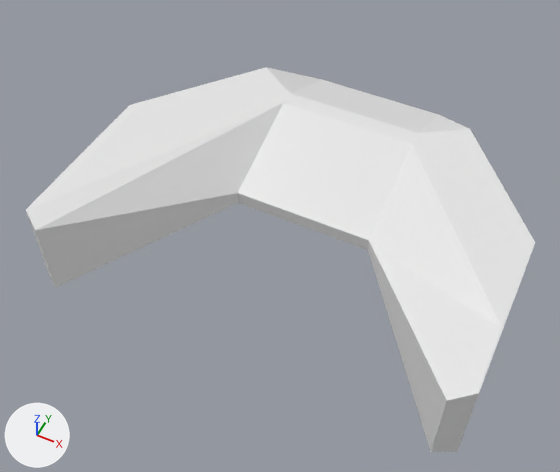
A saved change to the Blender file engine/resources/models/player/player.blend.
One viewpoint serves both versions: a 50 mm camera at (2.08, -5.61, 5.43) aimed at (-0.31, -0.84, -0.53). The axes (+X, +Y, +Z) are drawn at lower left. The lights are the same throughout.

Before the edit, the objects in view are built like this:
```python
me_cube = bpy.data.meshes.new('Cube')
me_cube.from_pydata(...)  # 36 vertices, 30 faces; spans x -2.99..3.0, y -2.49..1.0, z -1.0..1.0
me_cube.materials.append(mat_material)  # white #e7e7e7
ob_cube = bpy.data.objects.new('Cube', me_cube)
ob_cube.location = (0.0, 0.0, 0.0)
ob_cube.scale = (0.69, 1.0, 0.46)
```
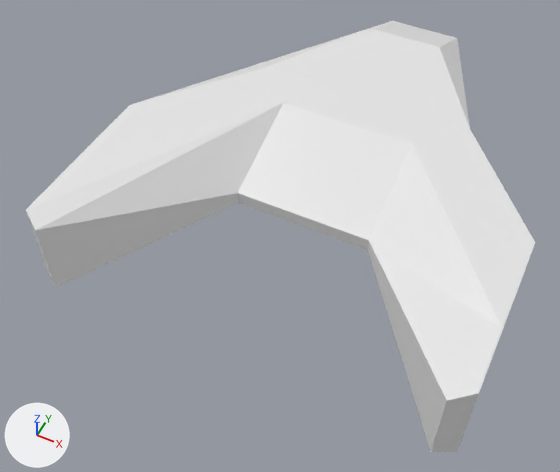
Edits to the bpy script that builds the scene:
```text
Change me_cube:
    where me_cube.from_pydata(...)  # 36 vertices, 30 faces; spans x -2.99..3.0, y -2.49..1.0, z -1.0..1.0
    used by ob_cube; location = (0.0, 0.0, 0.0); scale = (0.69, 1.0, 0.46)
    me_cube part 1
    me_cube.vertices[24].co: (1.0, 1.0, 0.17) -> (0.6, 2.46, 0.17)  # pixel (439, 114) -> pixel (457, 38)
    me_cube.vertices[25].co: (1.0, 0.17, 1.0) -> (0.6, 1.64, 1.0)  # pixel (418, 133) -> pixel (439, 47)
    me_cube.vertices[30].co: (-1.0, 0.17, 1.0) -> (-0.6, 1.64, 1.0)  # pixel (290, 93) -> pixel (369, 28)
    me_cube.vertices[31].co: (-1.0, 1.0, 0.17) -> (-0.6, 2.46, 0.17)  # pixel (322, 79) -> pixel (392, 20)
```

Location of each change, [x1, y1, x2, y2] in pixels of the pictures (560 x 472 px; the box of a moved part takes in the faces that stretch with it):
'Cube', reshaped (12% taller)
    before: [26, 67, 535, 452]
    after: [26, 21, 535, 452]
part 1 of me_cube, moved or reshaped
    before: [69, 67, 535, 328]
    after: [69, 21, 535, 328]
